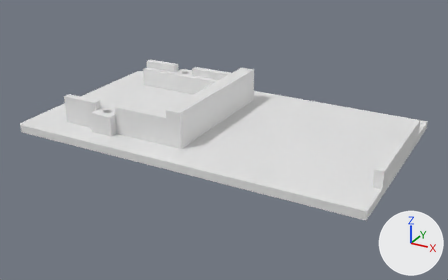
The Blender file cube/files/tray_SD.blend, before and after one commit.
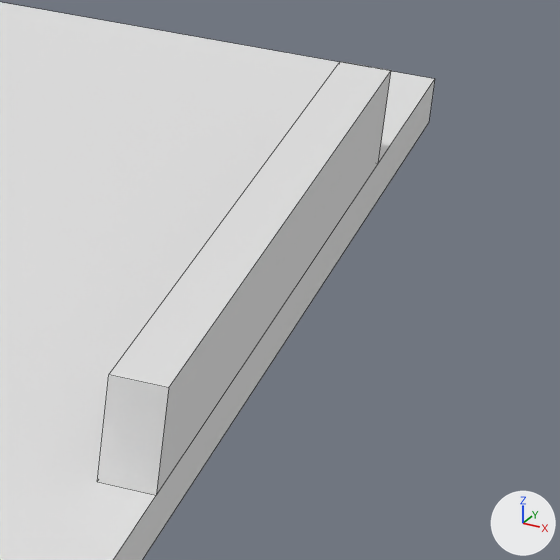
Each version is shown whole from a 50 mm camera at (67.4, -130.1, 62.3) aimed at (-2.7, -2.6, -1.5), then close up on the part from 80% to 100% of the width and 39% to 71% of the height. The lights are fixed; the arrows at lower right show +X, +Y and +Z. The close-ups show mesh edges as thin lines.

Script lines for the objects in view, before the commit:
```python
me_cube_001 = bpy.data.meshes.new('Cube.001')
me_cube_001.from_pydata(...)  # 129 vertices, 77 faces; spans x -10.0..8.3, y -5.3..5.3, z 0.0..55.0
# before: 3 (8.3, -3.2, 30.0) at pixel (168, 387), 5 (7.9, -3.2, 30.0) at pixel (108, 374), 119 (7.9, 3.2, 30.0) at pixel (340, 61), 120 (8.3, 3.2, 30.0) at pixel (391, 70)
ob_cube = bpy.data.objects.new('Cube', me_cube_001)
ob_cube.location = (0.0, 0.0, 0.0)
ob_cube.scale = (5.0, 5.0, 0.2)
```
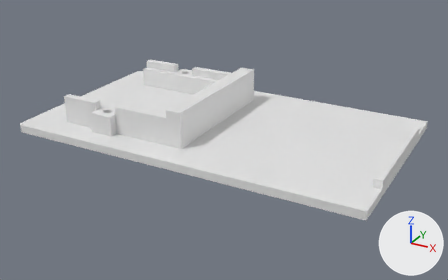
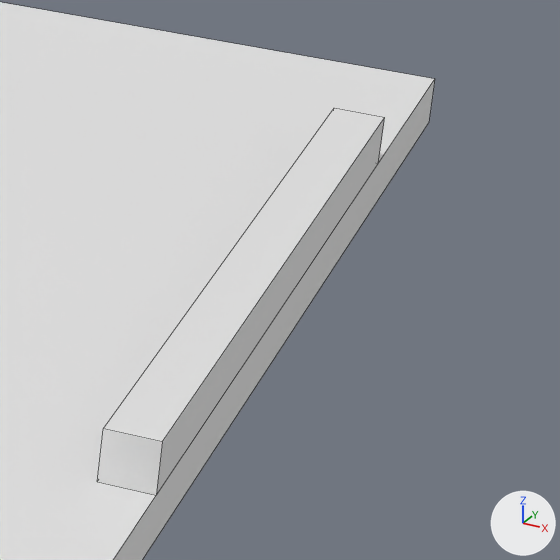
Commit message: corrected cube

What differs and where, as boxes [x1, y1, x2, y2] in the close-ups (560 x 560 px; the box of a moved part takes in the faces that stretch with it):
part 1 of me_cube_001, moved or reshaped: before [97, 61, 391, 495]; after [97, 108, 385, 495]

The change in detail:
me_cube_001 has 129 vertices, 77 faces and spans x -10.0..8.3, y -5.3..5.3, z 0.0..55.0.
me_cube_001 is used by ob_cube; location (0.0, 0.0, 0.0); scale (5.0, 5.0, 0.2).
Part 1, on me_cube_001:
Vertices 3, 5, 119, 120 of me_cube_001 move by (0.0, 0.0, -10.0).
